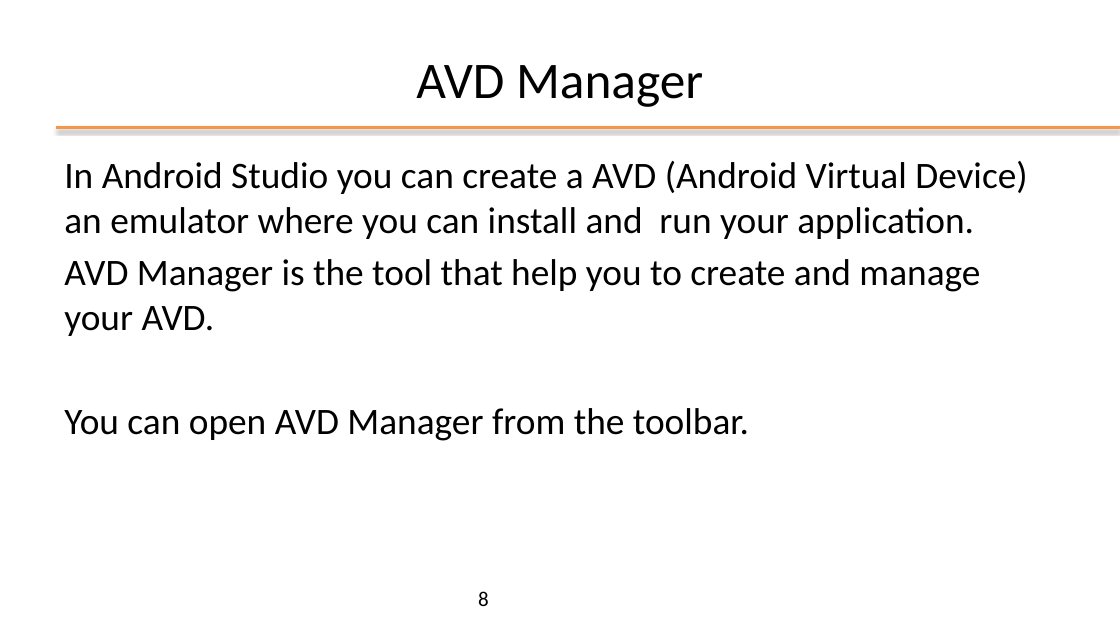
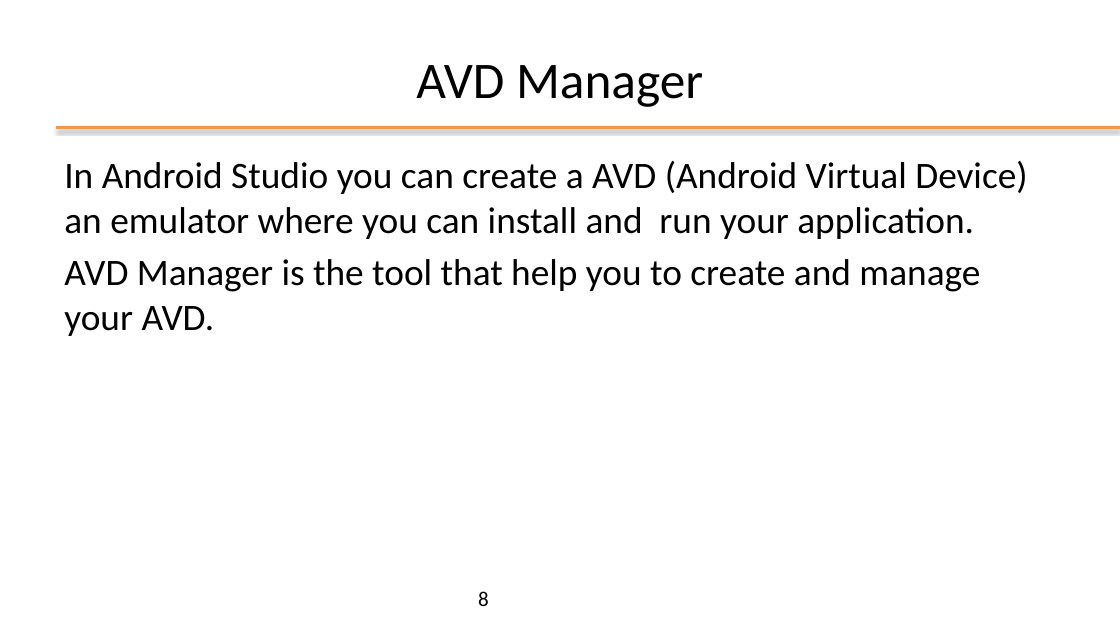
Before and after one commit to kevinmala00/ATTIVITA-PROGETTUALE, a slide deck: slide 8 of slides/02 - Android Studio.pptx. Drawn at 1120x630 pixels with LibreOffice and Linux fonts; fonts in the diff are those of the drawing; background and template pictures are left out. Boxes give left, top, right and bottom in pixels: in the first picture for what was removed or moved away, otherwise in the second. Text is boxed around its words. In the diff, an @@ line names an element or a change of style, - is before the commit and + after.

```diff
--- a/slides/02 - Android Studio.pptx
+++ b/slides/02 - Android Studio.pptx
@@ text at box(64, 408, 749, 441): paragraph removed @@
-You can open AVD Manager from the toolbar.
```
Also in this commit, not shown: 2 other slides changed, 3 slides added.
